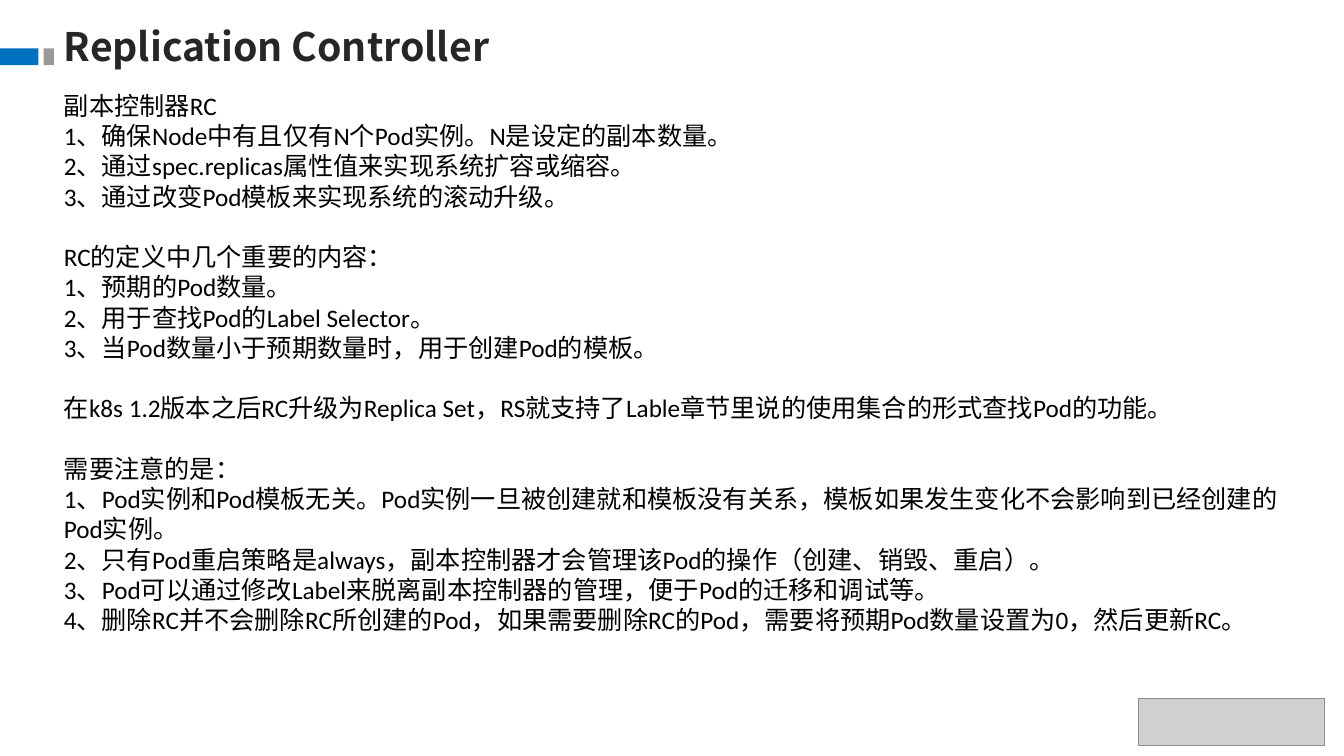
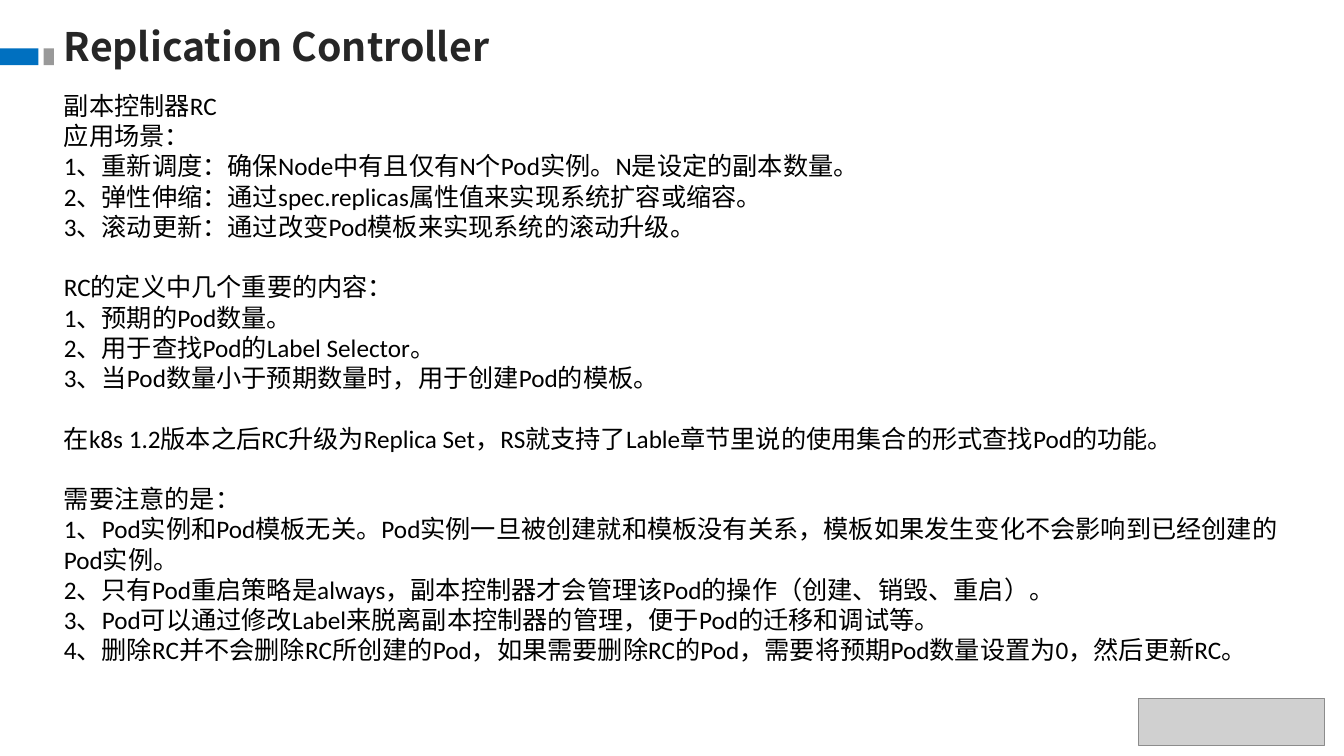
Before and after one commit to theDEADpool/data_structure, a slide deck: slide 17 of k8s.pptx (slide 15 before the commit). Drawn at 1344x756 pixels with LibreOffice and Linux fonts; fonts in the diff are those of the drawing; grey boxes stand for pictures. Boxes give left, top, right and bottom in pixels: in the first picture for what was removed or moved away, otherwise in the second. Text is boxed around its words. In the diff, an @@ line names an element or a change of style, - is before the commit and + after.

```diff
--- a/k8s.pptx
+++ b/k8s.pptx
@@ text at box(64, 123, 859, 238): text changed @@
-1、确保Node中有且仅有N个Pod实例。N是设定的副本数量。
-2、通过spec.replicas属性值来实现系统扩容或缩容。
-3、通过改变Pod模板来实现系统的滚动升级。
+应用场景：
+1、重新调度：确保Node中有且仅有N个Pod实例。N是设定的副本数量。
+2、弹性伸缩：通过spec.replicas属性值来实现系统扩容或缩容。
+3、滚动更新：通过改变Pod模板来实现系统的滚动升级。
```
Also in this commit, not shown: 2 other slides changed, 8 slides added.
